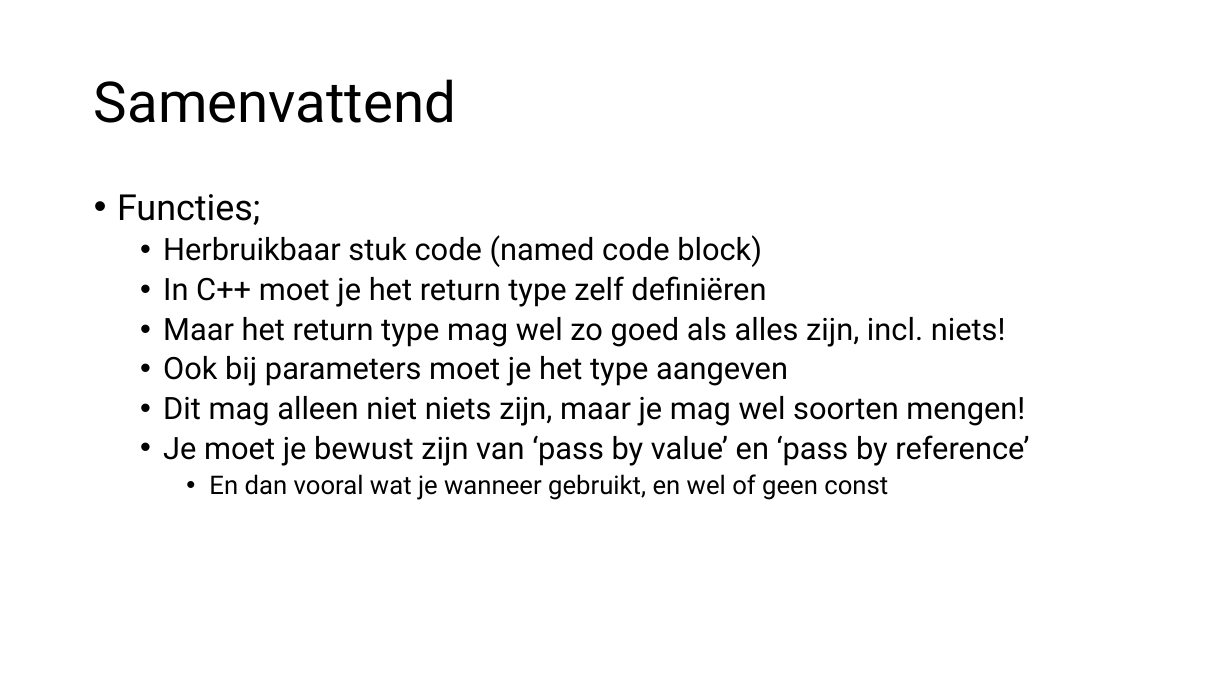
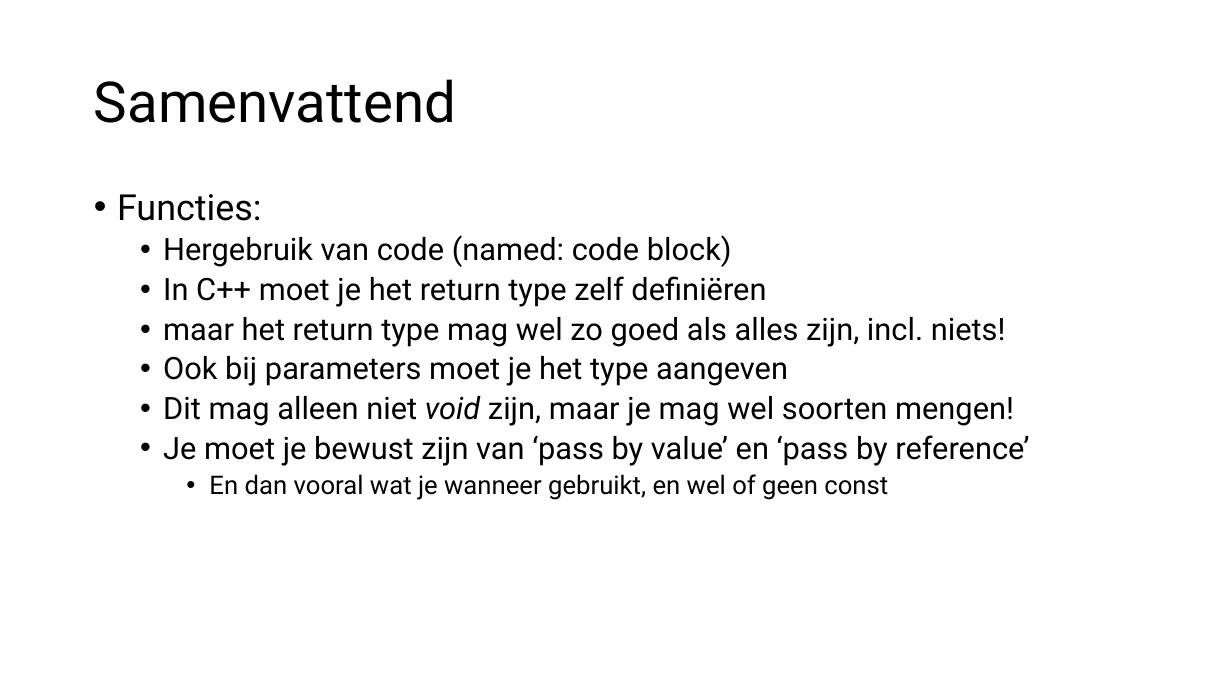
Before and after one commit to HU-TI-DEV/TI-S2, a slide deck: slide 26 of slides/S2_Functions.pptx. Drawn at 1232x693 pixels with LibreOffice and Linux fonts; fonts in the diff are those of the drawing. Boxes give left, top, right and bottom in pixels: in the first picture for what was removed or moved away, otherwise in the second. Text is boxed around its words. In the diff, an @@ line names an element or a change of style, - is before the commit and + after.

Commit message:
Functies slides - iets aangepast (niet inhoudelijk)

```diff
--- a/slides/S2_Functions.pptx
+++ b/slides/S2_Functions.pptx
@@ text at [117, 194, 732, 267]: text changed @@
-• Functies;
-  • Herbruikbaar stuk code (named code block)
+• Functies:
+  • Hergebruik van code (named: code block)
@@ text at [163, 317, 1006, 347]: text changed @@
-  • Maar het return type mag wel zo goed als alles zijn, incl. niets!
+  • maar het return type mag wel zo goed als alles zijn, incl. niets!
@@ text at [163, 396, 1014, 426]: text changed @@
-  • Dit mag alleen niet niets zijn, maar je mag wel soorten mengen!
+  • Dit mag alleen niet void zijn, maar je mag wel soorten mengen!
```
Also in this commit, not shown: 18 other slides changed, 1 other file.
